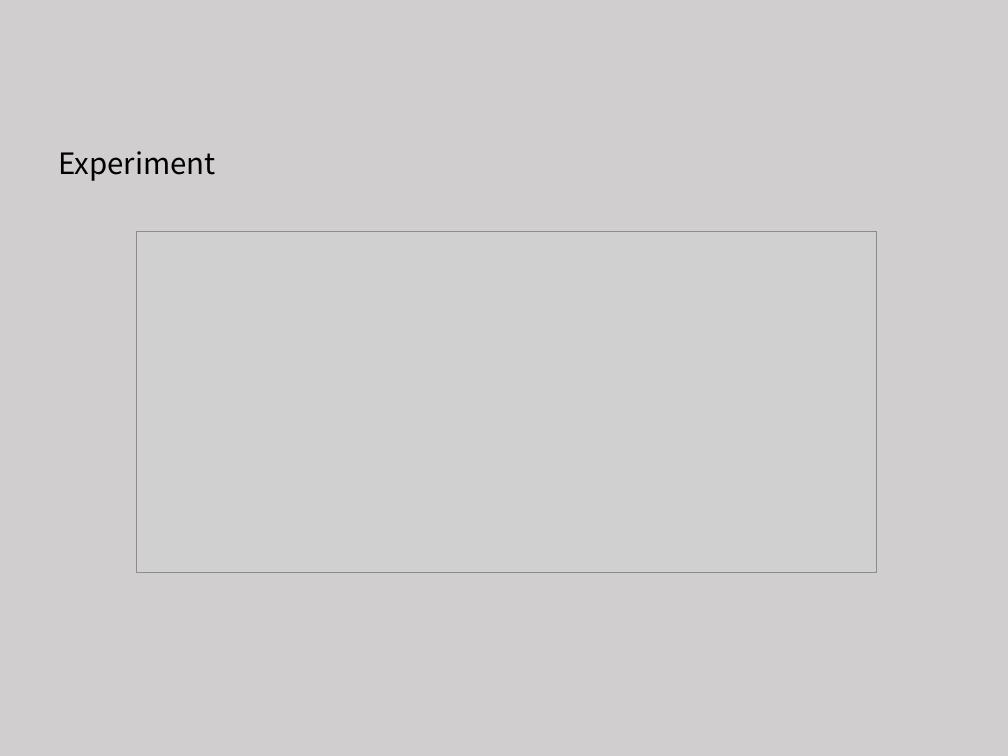
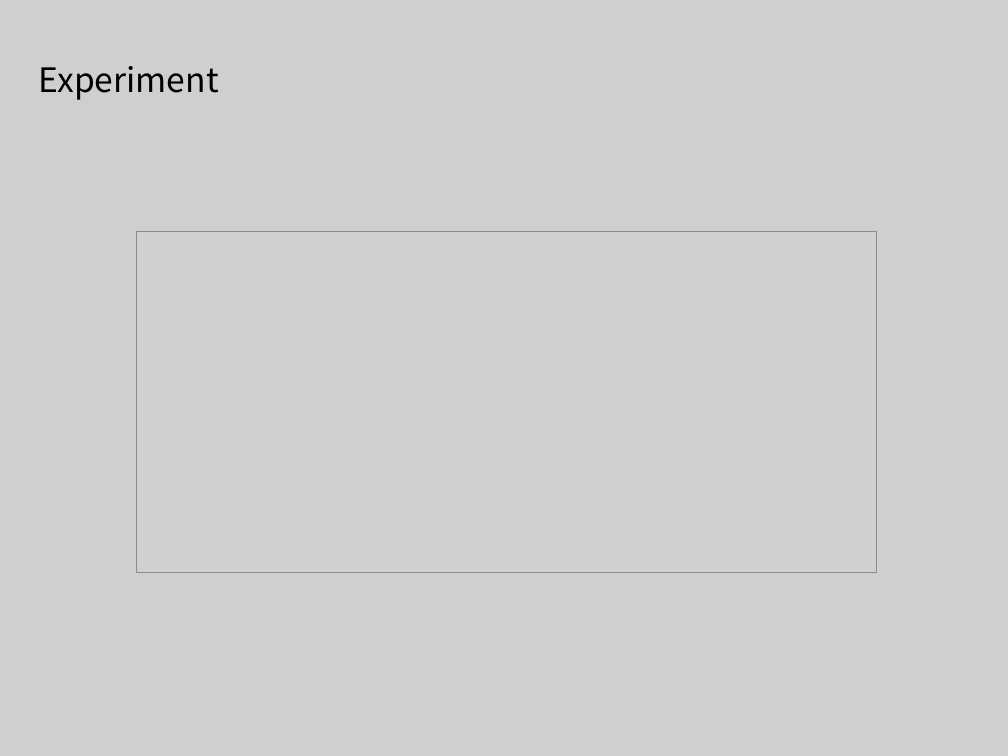
Before and after one commit to tianzhuwei/PPT, a slide deck: slide 12 of 4-魏天柱-Holistic Influence Maximization_ Combining Scalability and Efficiency with Opinion-Aware Models..pptx (slide 14 before the commit). Drawn at 1008x756 pixels with LibreOffice and Linux fonts; fonts in the diff are those of the drawing; grey boxes stand for pictures. Boxes give left, top, right and bottom in pixels: in the first picture for what was removed or moved away, otherwise in the second. Text is boxed around its words. In the diff, an @@ line names an element or a change of style, - is before the commit and + after.

```diff
--- a/4-魏天柱-Holistic Influence Maximization_ Combining Scalability and Efficiency with Opinion-Aware Models..pptx
+++ b/4-魏天柱-Holistic Influence Maximization_ Combining Scalability and Efficiency with Opinion-Aware Models..pptx
@@ text "Experiment" moved from (x1=58, y1=151, x2=215, y2=181) to (x1=39, y1=66, x2=219, y2=100) @@
@@ text "Experiment" at (x1=39, y1=66, x2=219, y2=100): size 21 to 24 pt @@
```
Also in this commit, not shown: 9 other slides changed.
